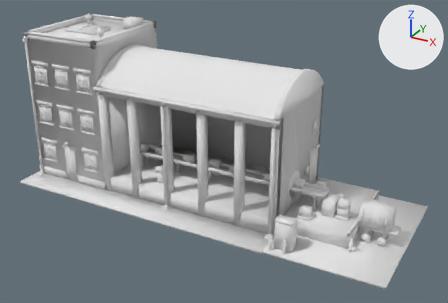
The glTF model price-of-everything-0.1/assets/supply_chain_3d/assembly_plant_lvl2_contour.glb as it was, and as the next commit left it.
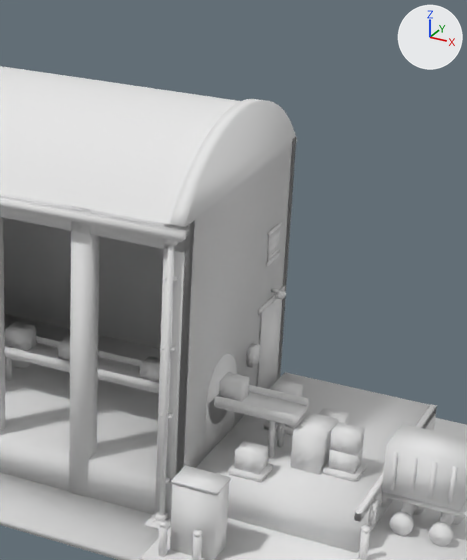
There are two pictures of each version: one whole from a 50 mm lens placed at (0.714, -1.254, 0.757), pointed at (0.034, -0.016, 0.138), one close up on the part from 46% to 87% of the width and 10% to 83% of the height. The lights are fixed; the arrows at upper right show +X, +Y and +Z. The last two pictures show the newer version. Vertices at exactly the same position are counted once.

The older version as bpy lines, for what is in view:
```python
me_assembly_plant_contour = bpy.data.meshes.new('assembly_plant_contour')
me_assembly_plant_contour.from_pydata(...)  # 4346 vertices, 7592 faces; spans x -0.5..0.5, y -0.194..0.194, z 0.0..0.415
me_assembly_plant_contour.materials.append(mat_paint)  # white #e7e7e7
ob_assembly_plant_contour = bpy.data.objects.new('assembly_plant_contour', me_assembly_plant_contour)
ob_assembly_plant_contour.location = (0.0, 0.0, 0.0)
```
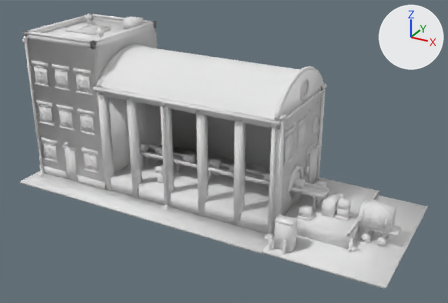
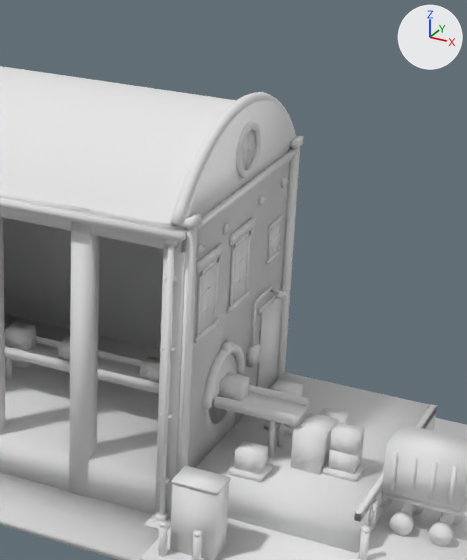
Pixel boxes [x1, y1, x2, y2] of what changed, in the close-ups (467 x 560 px):
part 1 of me_assembly_plant_contour, added
    after: [176, 226, 197, 475]
part 2 of me_assembly_plant_contour, added
    after: [185, 213, 201, 229]
part 3 of me_assembly_plant_contour, added
    after: [290, 136, 303, 149]
part 4 of me_assembly_plant_contour, added
    after: [197, 149, 296, 232]
part 5 of me_assembly_plant_contour, added
    after: [242, 130, 255, 170]
part 6 of me_assembly_plant_contour, added
    after: [246, 132, 250, 170]
part 7 of me_assembly_plant_contour, added
    after: [243, 143, 256, 155]
part 8 of me_assembly_plant_contour, added
    after: [200, 264, 216, 333]
part 9 of me_assembly_plant_contour, added
    after: [196, 273, 202, 344]
part 10 of me_assembly_plant_contour, added
    after: [198, 256, 220, 278]
part 11 of me_assembly_plant_contour, added
    after: [194, 318, 220, 344]
part 12 of me_assembly_plant_contour, added
    after: [206, 269, 210, 328]
part 13 of me_assembly_plant_contour, added
    after: [196, 243, 224, 274]
part 14 of me_assembly_plant_contour, added
    after: [232, 237, 248, 304]
part 15 of me_assembly_plant_contour, added
    after: [229, 244, 236, 314]
part 16 of me_assembly_plant_contour, added
    after: [231, 230, 252, 250]
part 17 of me_assembly_plant_contour, added
    after: [227, 290, 251, 314]
part 18 of me_assembly_plant_contour, added
    after: [238, 242, 242, 299]
part 19 of me_assembly_plant_contour, added
    after: [229, 217, 255, 246]
part 20 of me_assembly_plant_contour, built on
    before: [270, 235, 280, 246]
    after: [171, 92, 300, 409]

The change, as a list of edits to the scene's bpy script:
```text
Change me_assembly_plant_contour:
    remove me_assembly_plant_contour.from_pydata(...)  # 4346 vertices, 7592 faces; spans x -0.5..0.5, y -0.194..0.194, z 0.0..0.415
    add me_assembly_plant_contour.from_pydata(...)  # 5624 vertices, 9980 faces; spans x -0.5..0.5, y -0.194..0.194, z 0.0..0.415
    me_assembly_plant_contour part 1: a new loose piece, a box spanning x 0.225..0.2297, y -0.1193..-0.1043, z 0.0056..0.2909, in mat_paint (white #e7e7e7)
    me_assembly_plant_contour part 2: a new loose piece, a box spanning x 0.225..0.2315, y -0.1211..-0.1024, z 0.2909..0.2984, in mat_paint (white #e7e7e7)
    me_assembly_plant_contour part 3: a new loose piece, a box spanning x 0.225..0.2315, y 0.1258..0.1445, z 0.2909..0.2984, in mat_paint (white #e7e7e7)
    me_assembly_plant_contour part 4: a new loose piece, a box spanning x 0.225..0.2306, y -0.1052..0.1286, z 0.283..0.2895, in mat_paint (white #e7e7e7)
    me_assembly_plant_contour part 5: a new loose piece, a 24-sided cylinder along x spanning x 0.22535..0.22591, y -0.00702..0.0304, z 0.30309..0.34051, in mat_paint (white #e7e7e7)
    me_assembly_plant_contour part 6: a new loose piece, a box spanning x 0.22582..0.22675, y 0.01048..0.01291, z 0.30309..0.34051, in mat_paint (white #e7e7e7)
    me_assembly_plant_contour part 7: a new loose piece, a box spanning x 0.22582..0.22675, y -0.00702..0.0304, z 0.32058..0.32301, in mat_paint (white #e7e7e7)
    me_assembly_plant_contour part 8: a new loose piece, a box spanning x 0.22591..0.22685, y -0.08653..-0.04911, z 0.17587..0.23761, in mat_paint (white #e7e7e7)
    me_assembly_plant_contour part 9: a new loose piece, a box spanning x 0.2263..0.2274, y -0.0889..-0.0842, z 0.1712..0.2423, in mat_paint (white #e7e7e7)
    me_assembly_plant_contour part 10: a new loose piece, a box spanning x 0.2263..0.2274, y -0.0907..-0.0449, z 0.2353..0.2399, in mat_paint (white #e7e7e7)
    me_assembly_plant_contour part 11: a new loose piece, a box spanning x 0.2261..0.2289, y -0.0926..-0.043, z 0.1733..0.1784, in mat_paint (white #e7e7e7)
    me_assembly_plant_contour part 12: a new loose piece, a box spanning x 0.22629..0.22722, y -0.06904..-0.0666, z 0.17587..0.23761, in mat_paint (white #e7e7e7)
    me_assembly_plant_contour part 13: a new loose piece, a box spanning x 0.225..0.2283, y -0.0949..-0.0407, z 0.2409..0.2502, in mat_paint (white #e7e7e7)
    me_assembly_plant_contour part 14: a new loose piece, a box spanning x 0.22591..0.22685, y -0.01169..0.02572, z 0.17587..0.23761, in mat_paint (white #e7e7e7)
    me_assembly_plant_contour part 15: a new loose piece, a box spanning x 0.2263..0.2274, y -0.014..-0.0094, z 0.1712..0.2423, in mat_paint (white #e7e7e7)
    me_assembly_plant_contour part 16: a new loose piece, a box spanning x 0.2263..0.2274, y -0.0159..0.0299, z 0.2353..0.2399, in mat_paint (white #e7e7e7)
    me_assembly_plant_contour part 17: a new loose piece, a box spanning x 0.2261..0.2289, y -0.0178..0.0318, z 0.1733..0.1784, in mat_paint (white #e7e7e7)
    me_assembly_plant_contour part 18: a new loose piece, a box spanning x 0.22629..0.22722, y 0.0058..0.00823, z 0.17587..0.23761, in mat_paint (white #e7e7e7)
    me_assembly_plant_contour part 19: a new loose piece, a box spanning x 0.225..0.2283, y -0.0201..0.0341, z 0.2409..0.2502, in mat_paint (white #e7e7e7)
    me_assembly_plant_contour part 20: 8 vertices moved from x 0.226..0.227, y 0.083..0.109, z 0.205..0.207 to x 0.226..0.227, y 0.083..0.109, z 0.203..0.205; 966 vertices added at x 0.213..0.232, y -0.128..0.151, z 0.006..0.369
    other edits to the shape of me_assembly_plant_contour do not show in these pictures
```
